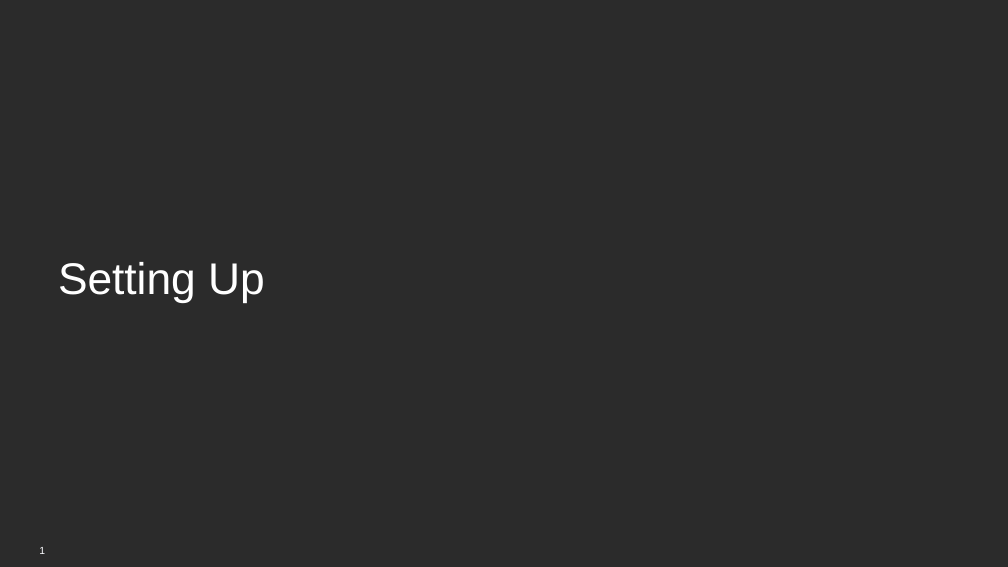
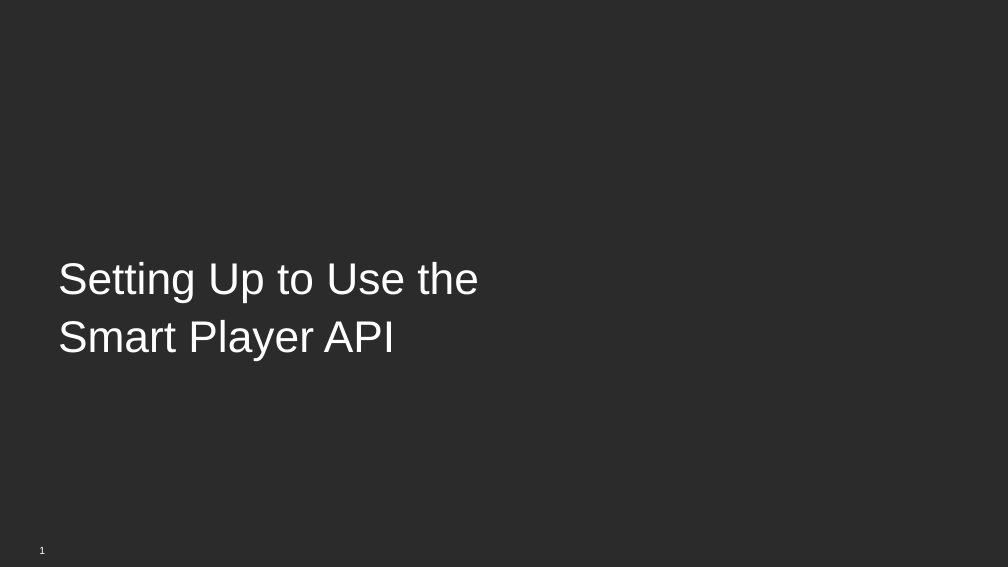
Before and after one commit to BrightcoveLearning/VideoCloudSmartPlayerAPI, a slide deck: slide 1 of VideoSessionsMaterials/v2-setting-up.pptx. Drawn at 1008x567 pixels with LibreOffice and Linux fonts; fonts in the diff are those of the drawing; background and template pictures are left out; a plain dark background stands for a picture behind light text. Boxes give left, top, right and bottom in pixels: in the first picture for what was removed or moved away, otherwise in the second. Text is boxed around its words. In the diff, an @@ line names an element or a change of style, - is before the commit and + after.

```diff
--- a/VideoSessionsMaterials/v2-setting-up.pptx
+++ b/VideoSessionsMaterials/v2-setting-up.pptx
@@ text at bbox=[58, 262, 479, 360]: text changed @@
-Setting Up
+Setting Up to Use the
+Smart Player API
```
Also in this commit, not shown: 2 other slides changed, 9 other files.
